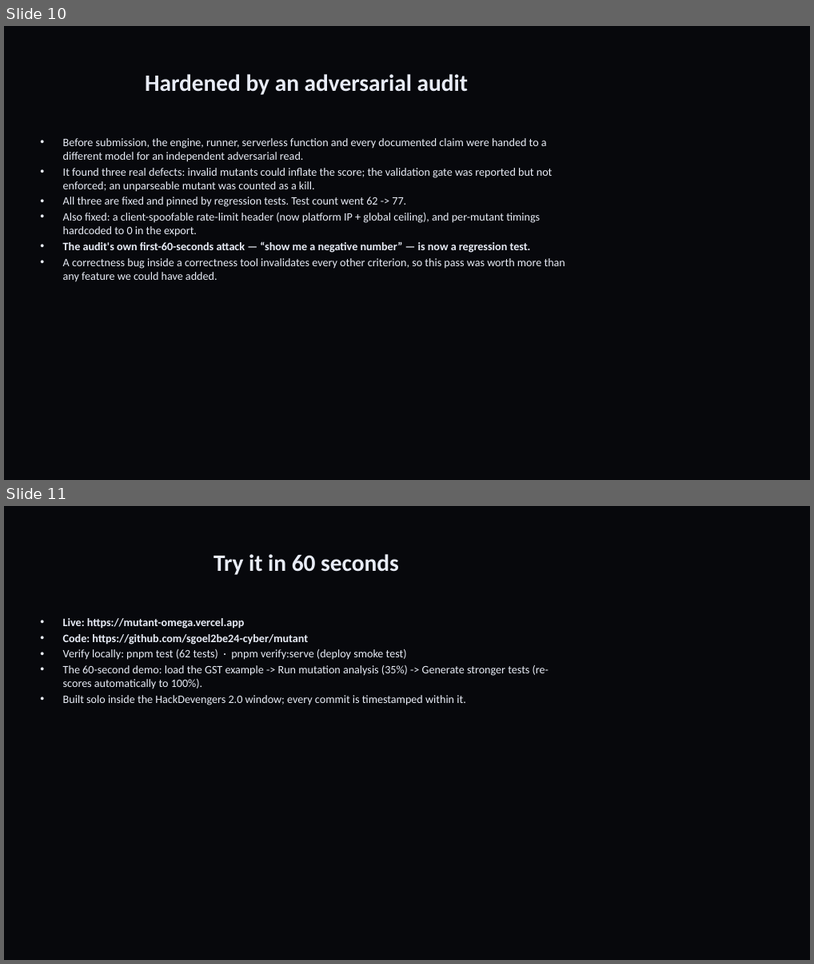
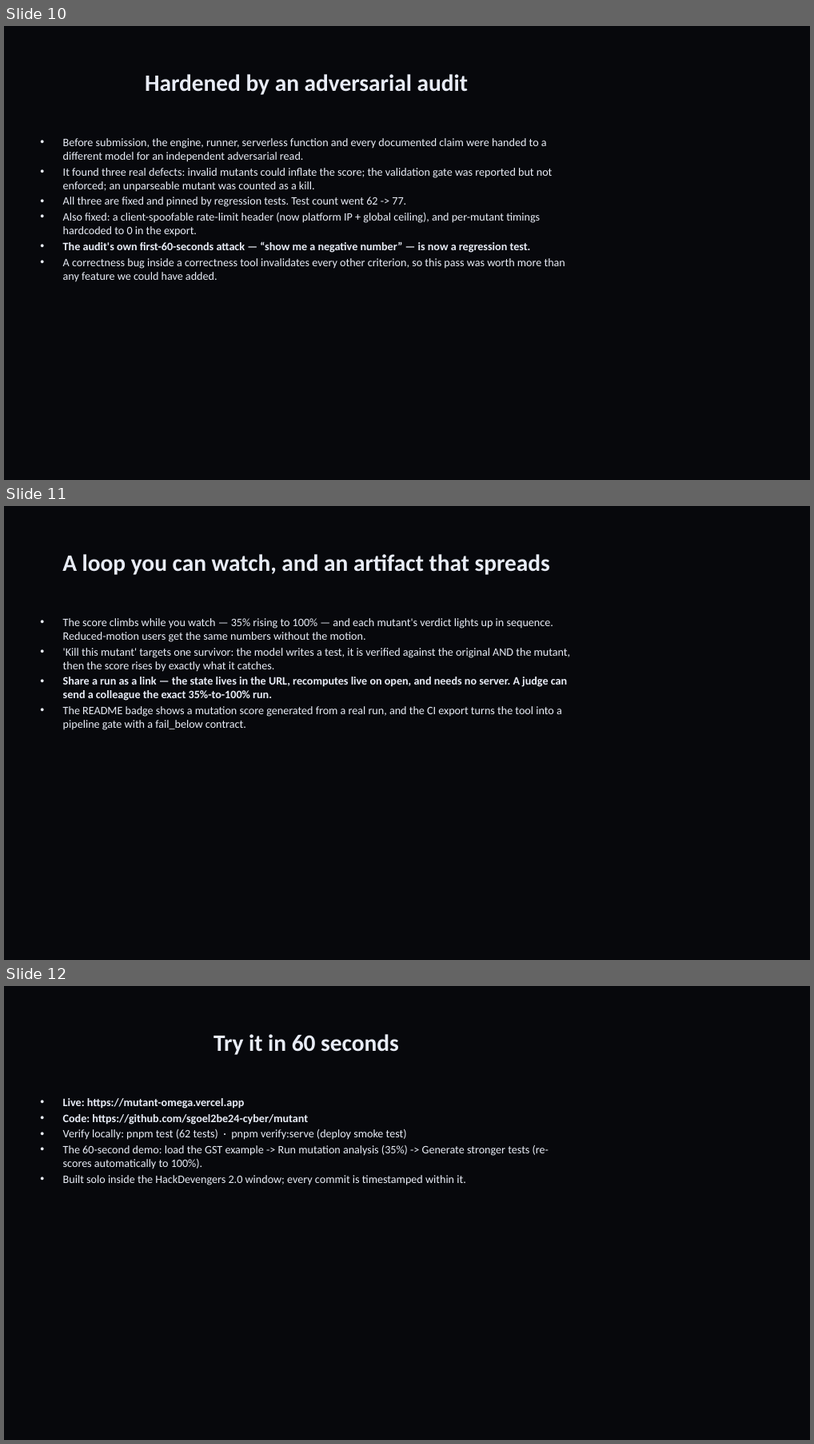
Before and after one commit to sgoel2be24-cyber/mutant, a slide deck: deck/Mutant-HackDevengers2.pptx. Shown one above the other, each under a label of ours: slides 10 and 11 before the commit, slides 10, 11 and 12 after it. The pictures are 814x964 and 814x1444 pixels, drawn with LibreOffice and Linux fonts; fonts in the diff are those of the drawing. Boxes give left, top, right and bottom in pixels: in the first picture for what was removed or moved away, otherwise in the second. Text is boxed around its words. In the diff, an @@ line names an element or a change of style, - is before the commit and + after.

Commit message:
docs+deck: TypeScript support, share/kill/badge/CI features, loop slide

```diff
--- a/deck/Mutant-HackDevengers2.pptx
+++ b/deck/Mutant-HackDevengers2.pptx
@@ slide 11 added at (4, 506, 810, 960), background #07080C @@
@@ title added at (62, 554, 550, 575), 28 pt, text #E8ECF6, bold @@
+A loop you can watch, and an artifact that spreads
@@ text added at (63, 618, 571, 730), 13.5 pt, text #E8ECF6 @@
+• The score climbs while you watch — 35% rising to 100% — and each mutant's verdict lights up in sequence. Reduced-motion users get the same numbers without the motion.
+• 'Kill this mutant' targets one survivor: the model writes a test, it is verified against the original AND the mutant, then the score rises by exactly what it catches.
+• Share a run as a link — the state lives in the URL, recomputes live on open, and needs no server. A judge can send a colleague the exact 35%-to-100% run.
+• The README badge shows a mutation score generated from a real run, and the CI export turns the tool into a pipeline gate with a fail_below contract.
@@ what was slide 11 is now slide 12 @@
```
Also in this commit, not shown: 2 slides changed, 1 other file.
